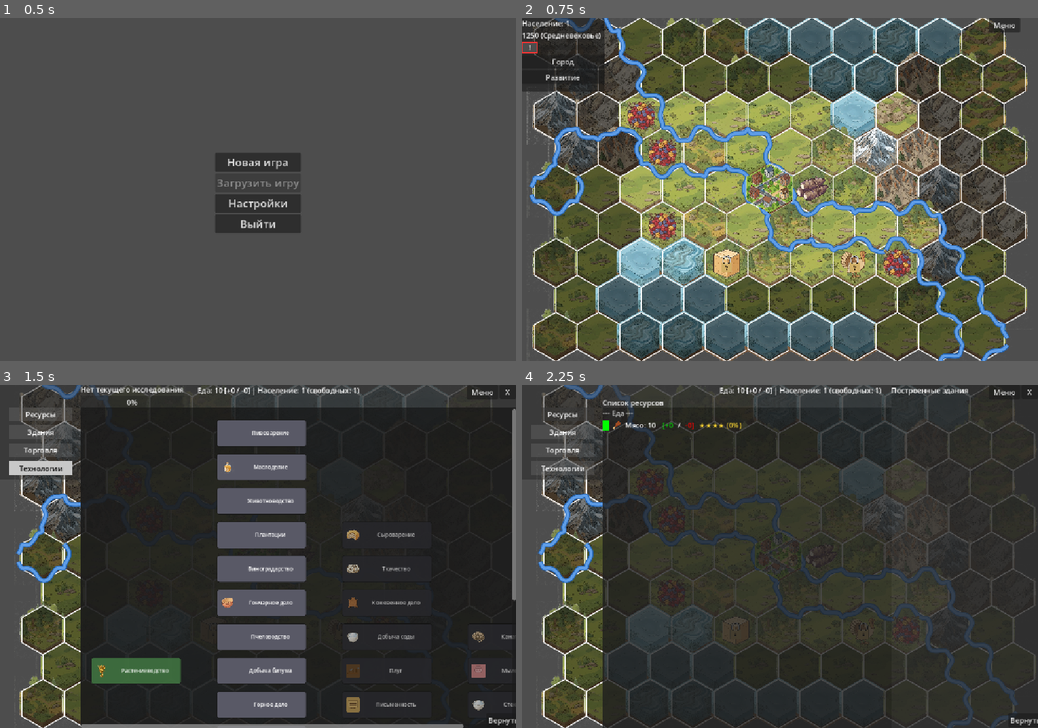
Above: before the commit, frames 1-4 (two rows, left to right).
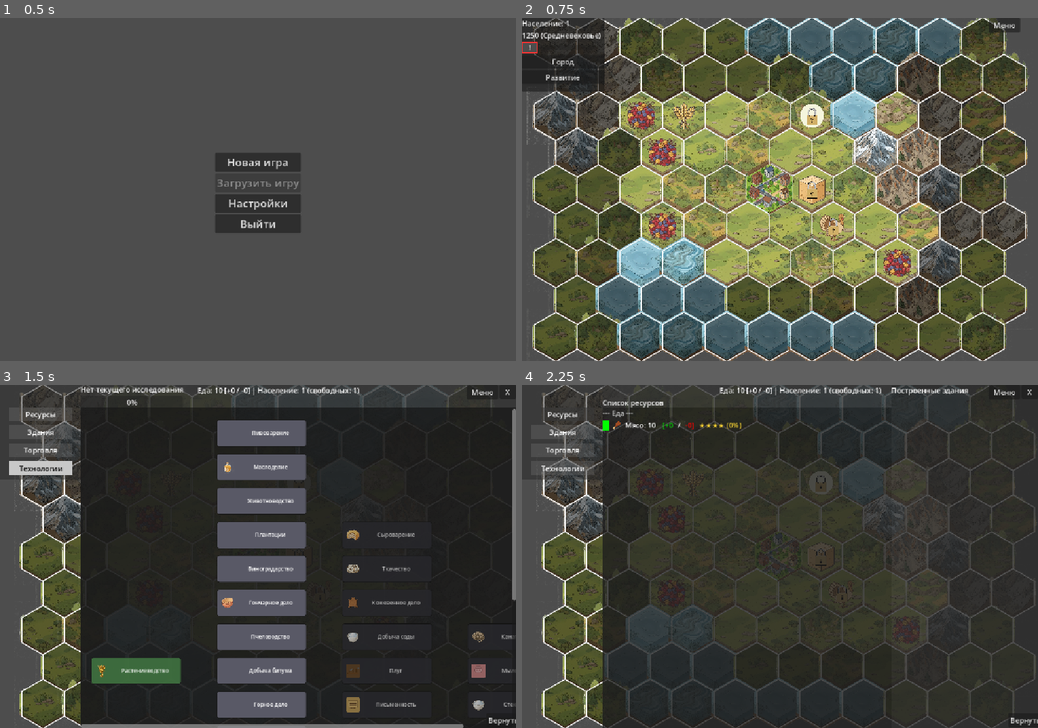
Above: after the commit, the same moments.

Repository: Night-Pryanik/The-City
Game: Godot game, scene res://scenes/main_menu.tscn
Two runs of this game, one before a commit and one after it. Both use one fixed random seed, a clock stepped at 60 frames per second and the inputs below.
Inputs (mouse positions are in pixels of both pictures, inside the frame that each line leads up to):
- Up to frame 1 (0.5 s): no input
- Up to frame 2 (0.75 s): click "Новая игра" at 0.5 s
- Up to frame 3 (1.5 s): click (10, 415) at 1.25 s
- Up to frame 4 (2.25 s): click "Ресурсы" at 2 s

Frame 1 is identical in both runs. In frame 2, 19% of the frame differs, in the area x 1-99%, y 0-100%; in frame 3, 1.7%; in frame 4, 4.4%.

Commit message:
Универсальная функция place_unique_terrains сама итерирует по всем уникальным типам местности (unique: true) из data/terrains.json и читает для каждого максимальный размер кластера (cluster_size). Каждый тип размещается один раз, кластером 1..cluster_size гексов, за пределами стартового Кольца Влияния. Добавление нового уникального типа в terrains.json не требует изменения этого кода
Также вынос уникальных типов местности в отдельную папку

Diff:
--- a/data/terrains.json
+++ /dev/null
@@ -1,98 +0,0 @@
-{
-  "terrains": [
-    {
-      "id": "plain",
-      "name": "Равнина",
-      "color": [ 144, 238, 144 ],
-      "move_cost": 1,
-      "expansion_cost": 50,
-      "icons": [ "plain_1.png", "plain_2.png", "plain_3.png" ],
-      "cover_chance": { "none": 60, "sparse_forest": 15, "forest": 25 }
-    },
-    {
-      "id": "hill",
-      "name": "Холмы",
-      "color": [ 139, 90, 43 ],
-      "move_cost": 2,
-      "expansion_cost": 75,
-      "icons": [ "hill_1.png", "hill_2.png", "hill_3.png" ],
-      "cover_chance": { "none": 60, "sparse_forest": 15, "forest": 25 }
-    },
-    {
-      "id": "mountain",
-      "name": "Горы",
-      "color": [ 105, 105, 105 ],
-      "move_cost": 3,
-      "expansion_cost": 150,
-      "icons": [ "mountain_1.png", "mountain_2.png", "mountain_3.png" ],
-      "cover_chance": { "none": 90, "sparse_forest": 5, "forest": 5 }
-    },
-    {
-      "id": "lake",
-      "name": "Пресноводное озеро",
-      "color": [ 66, 129, 180 ],
-      "move_cost": 999,
-      "expansion_cost": 200,
-      "work_cost_mult": 1.0,
-      "icons": [ "lake_1.png", "lake_2.png" ],
-      "cover_chance": { "none": 100 }
-    },
-    {
-      // Уникальный тип местности: содовое озеро.
-      // Поле "unique": true сообщает генератору, что этот тип НЕ участвует
-      // в алгоритме Вороного (не является базовым рельефом). Вместо этого
-      // он размещается отдельной универсальной функцией place_unique_terrain
-      // (см. map_generator.gd) — один раз на карту, кластером 1-3 гекса,
-      // за пределами стартового Кольца Влияния.
-      // На гексах этого типа спавнится ресурс soda_deposit
-      // (см. data/resources/minerals.json, spawn_conditions: soda_lake).
-      // Иконок нет — рендерер использует цвет-заглушку.
-      // Поле "description" (опциональное) используется для сокращённого
-      // тултипа на неисследованных гексах уникальной местности
-      // (см. main_map.gd, update_tooltip_text).
-      // Поле "work_cost_mult" (опциональное) — явный множитель сложности
-      // строительства улучшений на этом террейне. Если задано, используется
-      // вместо расчёта на основе move_cost (см. get_improvement_work_cost).
-      "id": "soda_lake",
-      "name": "Содовое озеро",
-      "color": [ 200, 220, 255 ],
-      "move_cost": 999,
-      "expansion_cost": 200,
-      "work_cost_mult": 1.0,
-      "icons": [ "soda_lake_1.png", "soda_lake_2.png", "soda_lake_3.png" ],
-      "unique": true,
-      "description": "Местные жители хвастаются, что белый налёт по берегам этого озера обладает необычными свойствами — он пенится и помогает отстирывать одежду.",
-      "cover_chance": { "none": 100 }
-    },
-    {
-      // Уникальный тип местности: асфальтовое озеро.
-      // Поле "unique": true сообщает генератору, что этот тип НЕ участвует
-      // в алгоритме Вороного (не является базовым рельефом). Вместо этого
-      // он размещается отдельной универсальной функцией place_unique_terrain
-      // (см. map_generator.gd) — один раз на карту, кластером 1-3 гекса,
-      // за пределами стартового Кольца Влияния.
-      // На гексах этого типа спавнится ресурс bitumen_deposit_asphalt
-      // (см. data/resources/minerals.json, spawn_conditions: asphalt_lake).
-      // Добывается тем же улучшением "Смоляная яма" (tar_pit), что и обычный
-      // битум на равнине/холмах, но с бонусом x2 к производству
-      // (см. data/modifiers.json, terrain_modifiers).
-      // Иконок нет — рендерер использует цвет-заглушку.
-      // Поле "description" (опциональное) используется для сокращённого
-      // тултипа на неисследованных гексах уникальной местности
-      // (см. main_map.gd, update_tooltip_text).
-      // Поле "work_cost_mult" (опциональное) — явный множитель сложности
-      // строительства улучшений на этом террейне. Если задано, используется
-      // вместо расчёта на основе move_cost (см. get_improvement_work_cost).
-      "id": "asphalt_lake",
-      "name": "Асфальтовое озеро",
-      "color": [ 30, 30, 30 ],
-      "move_cost": 999,
-      "expansion_cost": 200,
-      "work_cost_mult": 1.0,
-      "icons": [ "asphalt_lake_1.png", "asphalt_lake_2.png", "asphalt_lake_3.png" ],
-      "unique": true,
-      "description": "Поверхность этого озера застыла в чёрную блестящую корку. Местные жители говорят, что она липнет к ногам и пахнет смолой.",
-      "cover_chance": { "none": 100 }
-    }
-  ]
-}
--- /dev/null
+++ b/data/terrains/terrains.json
@@ -0,0 +1,41 @@
+{
+  "terrains": [
+    {
+      "id": "plain",
+      "name": "Равнина",
+      "color": [ 144, 238, 144 ],
+      "move_cost": 1,
+      "expansion_cost": 50,
+      "icons": [ "plain_1.png", "plain_2.png", "plain_3.png" ],
+      "cover_chance": { "none": 60, "sparse_forest": 15, "forest": 25 }
+    },
+    {
+      "id": "hill",
+      "name": "Холмы",
+      "color": [ 139, 90, 43 ],
+      "move_cost": 2,
+      "expansion_cost": 75,
+      "icons": [ "hill_1.png", "hill_2.png", "hill_3.png" ],
+      "cover_chance": { "none": 60, "sparse_forest": 15, "forest": 25 }
+    },
+    {
+      "id": "mountain",
+      "name": "Горы",
+      "color": [ 105, 105, 105 ],
+      "move_cost": 3,
+      "expansion_cost": 150,
+      "icons": [ "mountain_1.png", "mountain_2.png", "mountain_3.png" ],
+      "cover_chance": { "none": 90, "sparse_forest": 5, "forest": 5 }
+    },
+    {
+      "id": "lake",
+      "name": "Пресноводное озеро",
+      "color": [ 66, 129, 180 ],
+      "move_cost": 999,
+      "expansion_cost": 200,
+      "work_cost_mult": 1.0,
+      "icons": [ "lake_1.png", "lake_2.png" ],
+      "cover_chance": { "none": 100 }
+    }
+  ]
+}
--- /dev/null
+++ b/data/terrains/unique_terrains.json
@@ -0,0 +1,30 @@
+{
+  "terrains": [
+    {
+      "id": "soda_lake",
+      "name": "Содовое озеро",
+      "color": [ 200, 220, 255 ],
+      "move_cost": 999,
+      "expansion_cost": 200,
+      "work_cost_mult": 1.0,
+      "icons": [ "soda_lake_1.png", "soda_lake_2.png", "soda_lake_3.png" ],
+      "unique": true,
+      "cluster_size": 3,
+      "description": "Местные жители хвастаются, что белый налёт по берегам этого озера обладает необычными свойствами — он пенится и помогает отстирывать одежду.",
+      "cover_chance": { "none": 100 }
+    },
+    {
+      "id": "asphalt_lake",
+      "name": "Асфальтовое озеро",
+      "color": [ 30, 30, 30 ],
+      "move_cost": 999,
+      "expansion_cost": 200,
+      "work_cost_mult": 1.0,
+      "icons": [ "asphalt_lake_1.png", "asphalt_lake_2.png", "asphalt_lake_3.png" ],
+      "unique": true,
+      "cluster_size": 3,
+      "description": "Поверхность этого озера застыла в чёрную блестящую корку. Местные жители говорят, что она липнет к ногам и пахнет смолой.",
+      "cover_chance": { "none": 100 }
+    }
+  ]
+}
--- a/scripts/map_generator.gd
+++ b/scripts/map_generator.gd
@@ -16,7 +16,7 @@
 
 # Возвращает список типов местности, которые участвуют в алгоритме Вороного
 # (базовый рельеф). Уникальные типы (unique: true) сюда НЕ входят — они
-# размещаются отдельной функцией place_unique_terrain. Это позволяет добавлять
+# размещаются отдельной функцией place_unique_terrains. Это позволяет добавлять
 # новые уникальные типы местности в data/terrains.json без изменения этого кода.
 static func _get_base_terrain_ids() -> Array:
     var base_ids = []
@@ -25,6 +25,18 @@
         if not t.get("unique", false):
             base_ids.append(terrain_id)
     return base_ids
+
+# Возвращает список уникальных типов местности (unique: true), которые
+# размещаются универсальной функцией place_unique_terrains. Это позволяет
+# добавлять новые уникальные типы местности в data/terrains.json без изменения
+# этого кода — функция сама итерирует по всем таким типам.
+static func _get_unique_terrain_ids() -> Array:
+    var unique_ids = []
+    for terrain_id in GameData.terrains.keys():
+        var t: Dictionary = GameData.terrains[terrain_id]
+        if t.get("unique", false):
+            unique_ids.append(terrain_id)
+    return unique_ids
 
 # Вычисляет количество центров Вороного для каждого типа местности на основе
 # плотностей (terrain_density) и среднего размера кластера (target_cluster),
@@ -129,14 +141,13 @@
 
     # --- УНИКАЛЬНЫЕ ТИПЫ МЕСТНОСТИ ---
     # Размещаются ПОСЛЕ Вороного, но ДО генерации покрова и ресурсов.
-    # Содовое озеро (soda_lake) — один раз, кластером 1-3 гекса,
-    # за пределами стартового Кольца Влияния.
-    place_unique_terrain(tile_data, rows, cols, city_row, city_col, "soda_lake", 3)
-    # Асфальтовое озеро (asphalt_lake) — один раз, кластером 1-3 гекса,
-    # за пределами стартового Кольца Влияния. На его гексах спавнится
-    # ресурс bitumen_deposit_asphalt с бонусом x2 к производству
-    # (см. data/modifiers.json, terrain_modifiers).
-    place_unique_terrain(tile_data, rows, cols, city_row, city_col, "asphalt_lake", 3)
+    # Универсальная функция place_unique_terrains сама итерирует по всем
+    # уникальным типам местности (unique: true) из data/terrains.json и читает
+    # для каждого максимальный размер кластера (cluster_size). Каждый тип
+    # размещается один раз, кластером 1..cluster_size гексов, за пределами
+    # стартового Кольца Влияния. Добавление нового уникального типа в
+    # terrains.json не требует изменения этого кода.
+    place_unique_terrains(tile_data, rows, cols, city_row, city_col)
 
     # --- Покров (cover): генерируем ПОСЛЕ рельефа, с учётом terrain ---
     var t_cover = Time.get_ticks_msec()
@@ -184,12 +195,13 @@
     print("этап generate_map: ", Time.get_ticks_msec() - t0, " ms")
     return tile_data
 
-# Универсальная функция размещения уникального типа местности на карте.
-# Размещает ОДИН сомкнутный кластер типа terrain_id размером 1..max_cluster_size
-# гексов за пределами стартового Кольца Влияния. Требует, чтобы тип местности
-# был помечен "unique": true в data/terrains.json.
-func place_unique_terrain(tile_data: Array, rows: int, cols: int, city_row: int, city_col: int,
-        terrain_type: String, max_cluster_size: int) -> void:
+# Универсальная функция размещения всех уникальных типов местности на карте.
+# Итерирует по всем типам с "unique": true в data/terrains.json и для каждого
+# размещает ОДИН сомкнутный кластер размером 1..cluster_size гексов за
+# пределами стартового Кольца Влияния. Максимальный размер кластера читается
+# из поля "cluster_size" данных террейна (дефолт 3, если поле не задано).
+# Добавление нового уникального типа в terrains.json не требует изменения кода.
+func place_unique_terrains(tile_data: Array, rows: int, cols: int, city_row: int, city_col: int) -> void:
     # Границы стартового Кольца Влияния из конфигурации.
     var cfg: Dictionary = GameData.map_config
     var ring_rows: int = int(cfg.get("start_ring_rows", 5))
@@ -209,50 +221,54 @@
                 continue
             candidates.append({"row": r, "col": c})
     if candidates.is_empty():
-        print("ОШИБКА place_unique_terrain: нет гексов за пределами Кольца Влияния!")
+        print("ОШИБКА place_unique_terrains: нет гексов за пределами Кольца Влияния!")
         return
 
-    # Случайный размер кластера от 1 до max_cluster_size.
-    var cluster_size: int = randi_range(1, maxi(1, max_cluster_size))
-
-    # Случайная точка старта в пределах допустимой области.
-    var start = candidates[randi() % candidates.size()]
-
-    # BFS: строим связный кластер из cluster_size гексов, прилегающих к старту.
-    var cluster: Array = [start]
-    var visited := {}
-    visited["%d,%d" % [start.row, start.col]] = true
-    var frontier: Array = [start]
-    while cluster.size() < cluster_size and frontier.size() > 0:
-        var next_frontier: Array = []
-        for hex in frontier:
-            var neighbors = HexUtils.get_neighbors_odd_r(hex.row, hex.col, rows, cols)
-            neighbors.shuffle()
-            for n in neighbors:
-                var key = "%d,%d" % [n.row, n.col]
-                if visited.has(key):
-                    continue
-                if n.row >= inf_start_row and n.row <= inf_end_row and n.col >= inf_start_col and n.col <= inf_end_col:
-                    continue
-                if n.row == city_row and n.col == city_col:
-                    continue
-                visited[key] = true
-                cluster.append(n)
-                next_frontier.append(n)
+    for terrain_type in _get_unique_terrain_ids():
+        var t: Dictionary = GameData.terrains[terrain_type]
+        var max_cluster_size: int = int(t.get("cluster_size", 3))
+
+        # Случайный размер кластера от 1 до max_cluster_size.
+        var cluster_size: int = randi_range(1, maxi(1, max_cluster_size))
+
+        # Случайная точка старта в пределах допустимой области.
+        var start = candidates[randi() % candidates.size()]
+
+        # BFS: строим связный кластер из cluster_size гексов, прилегающих к старту.
+        var cluster: Array = [start]
+        var visited := {}
+        visited["%d,%d" % [start.row, start.col]] = true
+        var frontier: Array = [start]
+        while cluster.size() < cluster_size and frontier.size() > 0:
+            var next_frontier: Array = []
+            for hex in frontier:
+                var neighbors = HexUtils.get_neighbors_odd_r(hex.row, hex.col, rows, cols)
+                neighbors.shuffle()
+                for n in neighbors:
+                    var key = "%d,%d" % [n.row, n.col]
+                    if visited.has(key):
+                        continue
+                    if n.row >= inf_start_row and n.row <= inf_end_row and n.col >= inf_start_col and n.col <= inf_end_col:
+                        continue
+                    if n.row == city_row and n.col == city_col:
+                        continue
+                    visited[key] = true
+                    cluster.append(n)
+                    next_frontier.append(n)
+                    if cluster.size() >= cluster_size:
+                        break
                 if cluster.size() >= cluster_size:
                     break
-            if cluster.size() >= cluster_size:
-                break
-        frontier = next_frontier
-
-    # Меняем террайн на уникальный для выбранных гексов (только если там нет улучшения).
-    for hex in cluster:
-        var tile = tile_data[hex.row][hex.col]
-        if tile.get("improvement", null) == null:
-            tile["terrain"] = terrain_type
-            tile["cover"] = _roll_cover(terrain_type)
-
-    print("Уникальный тип местности %s размещён: %d гексов" % [terrain_type, cluster.size()])
+            frontier = next_frontier
+
+        # Меняем террайн на уникальный для выбранных гексов (только если там нет улучшения).
+        for hex in cluster:
+            var tile = tile_data[hex.row][hex.col]
+            if tile.get("improvement", null) == null:
+                tile["terrain"] = terrain_type
+                tile["cover"] = _roll_cover(terrain_type)
+
+        print("Уникальный тип местности %s размещён: %d гексов" % [terrain_type, cluster.size()])
 
 # Jump Flood Algorithm (JFA) для построения диаграммы Вороного на
 # гексагональной сетке (odd-r). Сложность O(rows * cols * log2(max(rows, cols)))
Not shown, changed: docs.md
